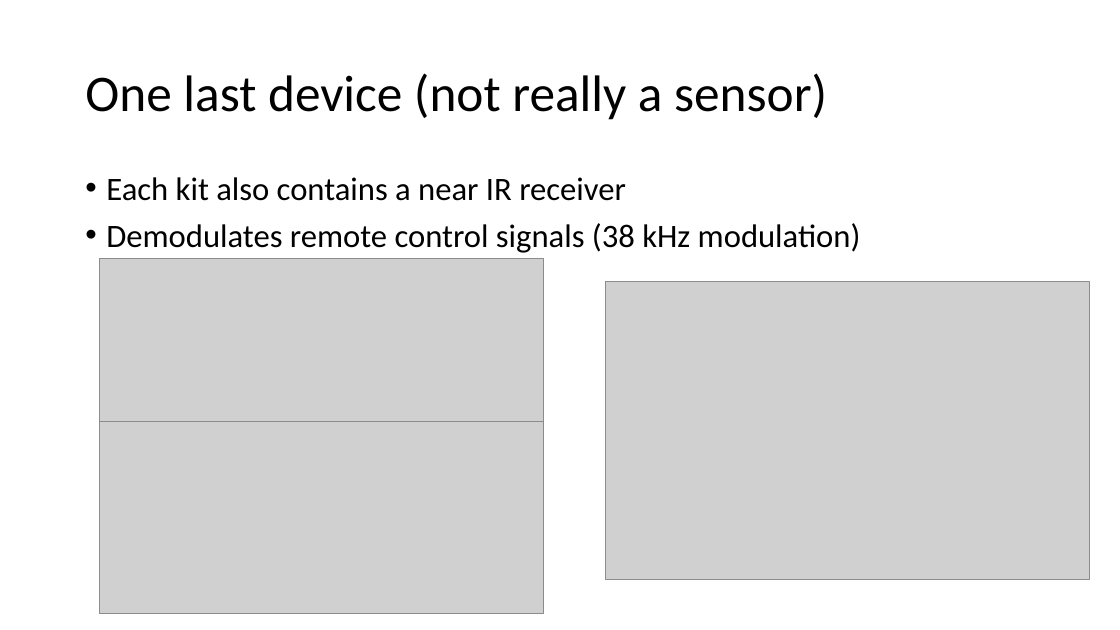
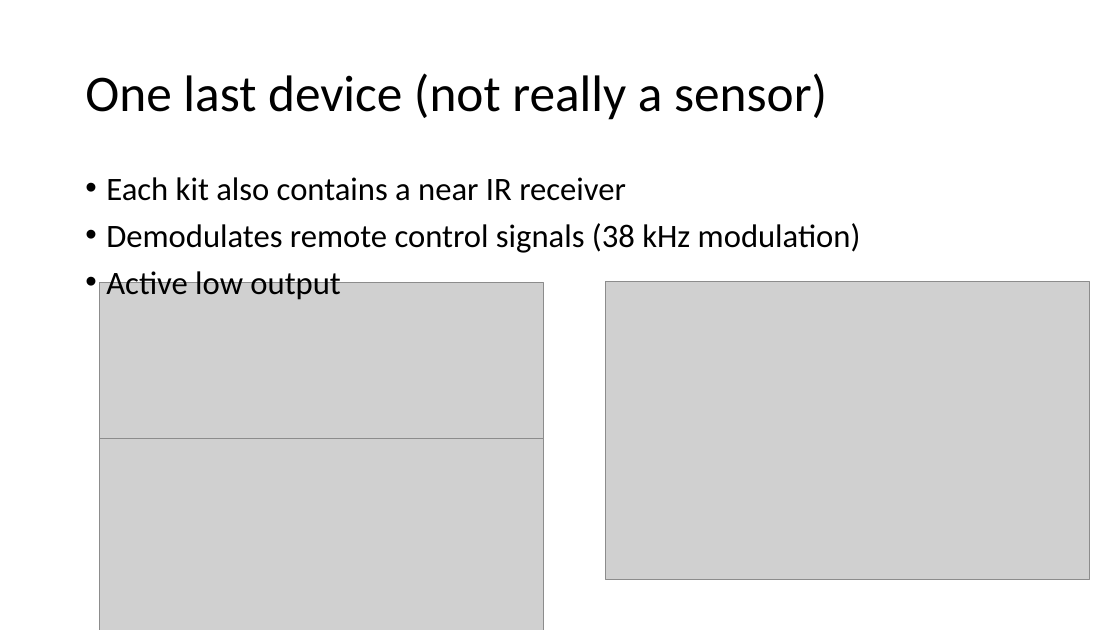
Before and after one commit to logos-electromechanical/SensorWorkshop, a slide deck: slide 35 of presentation/Mobile Sensors Workshop, Part 2.pptx. Drawn at 1120x630 pixels with LibreOffice and Linux fonts; fonts in the diff are those of the drawing; grey boxes stand for pictures. Boxes give left, top, right and bottom in pixels: in the first picture for what was removed or moved away, otherwise in the second. Text is boxed around its words. In the diff, an @@ line names an element or a change of style, - is before the commit and + after.

```diff
--- a/presentation/Mobile Sensors Workshop, Part 2.pptx
+++ b/presentation/Mobile Sensors Workshop, Part 2.pptx
@@ text at (106, 267, 340, 300): paragraph added @@
+• Active low output
@@ picture: place and size @@
-picture at (99, 259, 544, 460)
+picture at (99, 283, 544, 485)
@@ picture: place and size @@
-picture at (99, 422, 544, 613)
+picture at (99, 439, 544, 630)
```
Also in this commit, not shown: 3 slides added, 2 other files.
